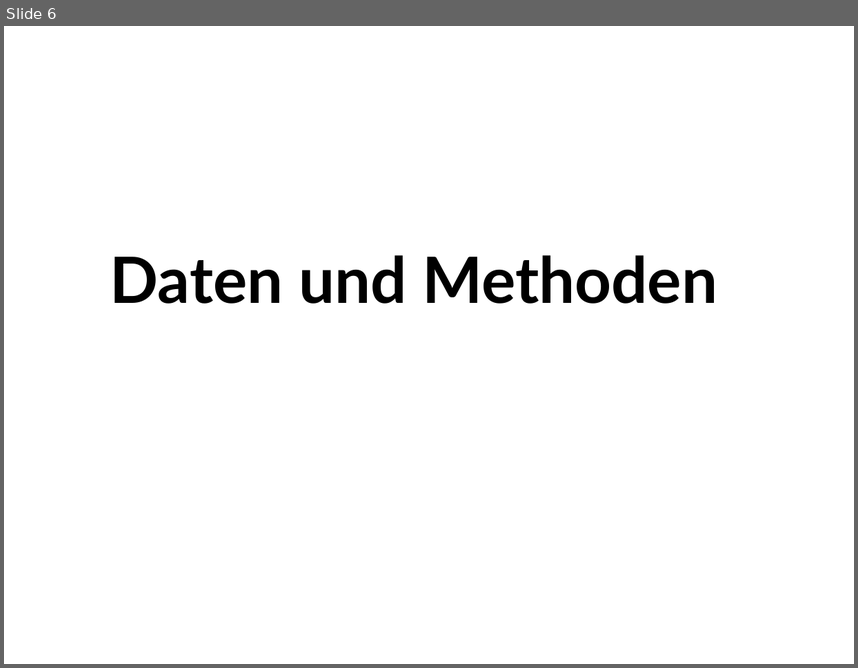
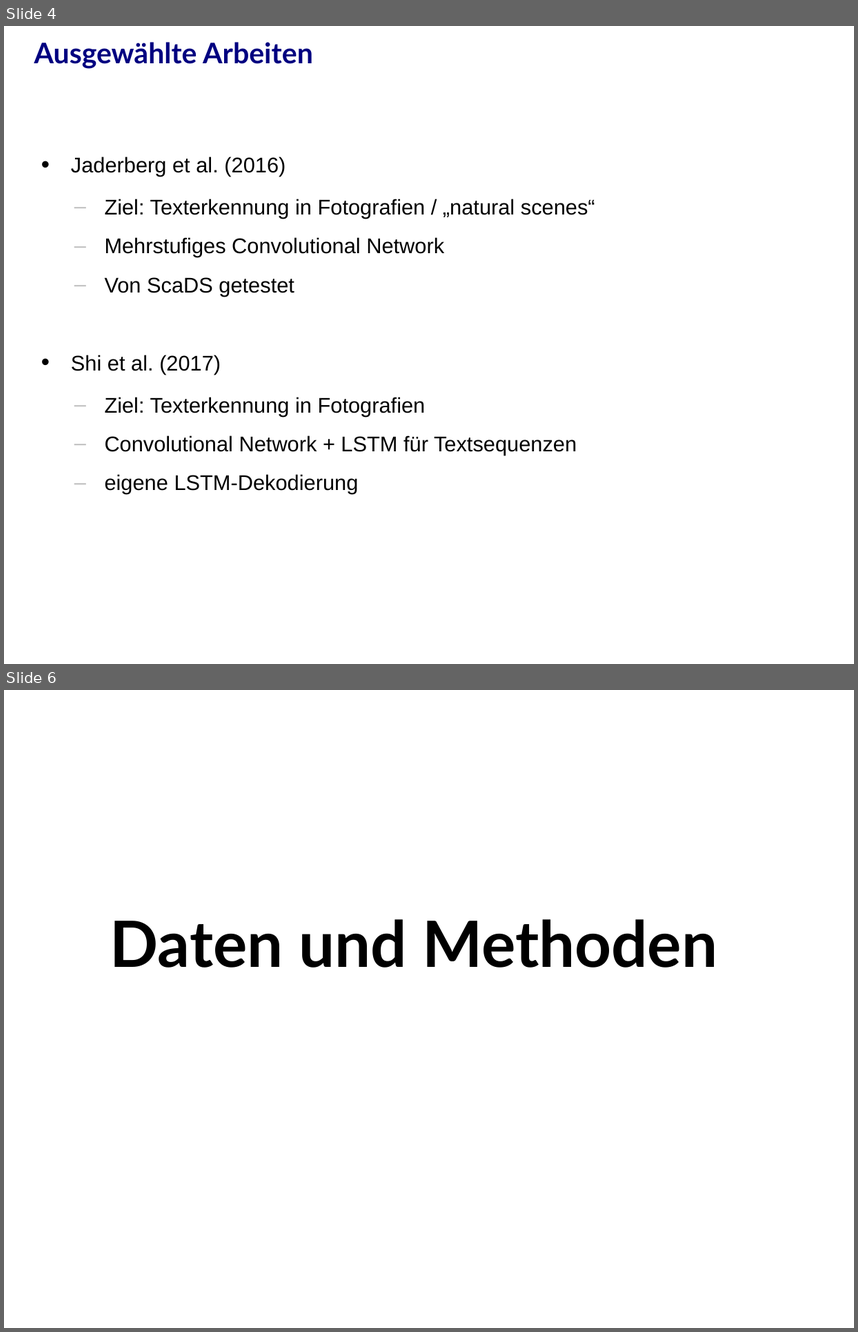
Before and after one commit to j-stephan/d960, a slide deck: presentation/presentation.odp. Shown one above the other, each under a label of ours: slide 6 before the commit, slides 4 and 6 after it; the slides between them are not shown. The pictures are 858x668 and 858x1332 pixels, drawn with LibreOffice and Linux fonts; fonts in the diff are those of the drawing; background and template pictures are left out. Boxes give left, top, right and bottom in pixels: in the first picture for what was removed or moved away, otherwise in the second. Text is boxed around its words. In the diff, an @@ line names an element or a change of style, - is before the commit and + after.

```diff
--- a/presentation/presentation.odp
+++ b/presentation/presentation.odp
@@ slide 4 added at (x1=4, y1=26, x2=854, y2=664), background #FFFFFF @@
@@ title added at (x1=34, y1=42, x2=313, y2=69), 24 pt, text #000080, bold @@
+Ausgewählte Arbeiten
@@ text added at (x1=71, y1=156, x2=595, y2=494), 18 pt, text #000000 @@
+• Jaderberg et al. (2016)
+  – Ziel: Texterkennung in Fotografien / „natural scenes“
+  – Mehrstufiges Convolutional Network
+  – Von ScaDS getestet
+• Shi et al. (2017)
+  – Ziel: Texterkennung in Fotografien
+  – Convolutional Network + LSTM für Textsequenzen
+  – eigene LSTM-Dekodierung
```
Also in this commit, not shown: 15 slides changed, 6 other slides added, 4 slides removed, 1 other file.
